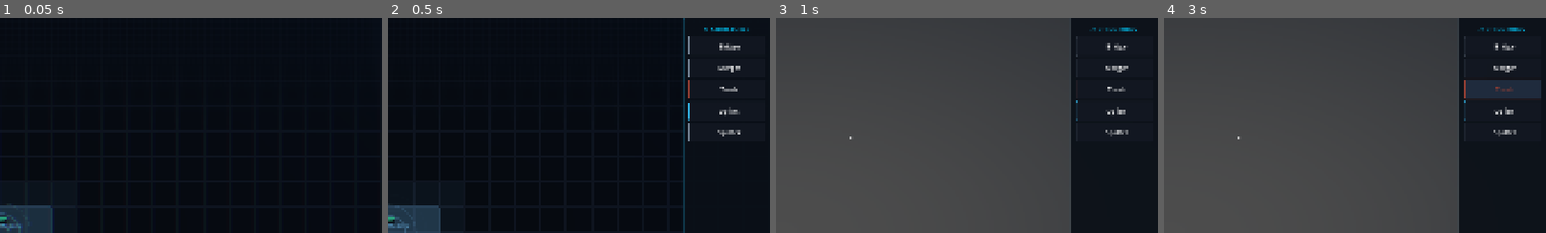
Above: before the commit, frames 1-4 (left to right).
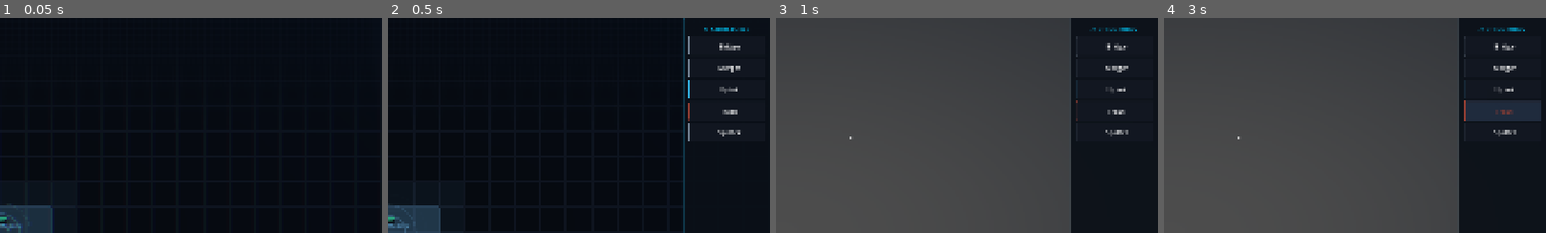
Above: after the commit, the same moments.

Repository: BYGGOLDENSTONE/sys-admin
Game: Godot game, scene res://scenes/main.tscn
Same seed, same stepped clock (60 frames per second), same inputs: the game is played once before the commit and once after it.
Inputs (mouse positions are % of the whole screen's width and height, from its top left):
- Up to frame 1 (0.05 s): no input
- Up to frame 2 (0.5 s): no input
- Up to frame 3 (1 s): tap Enter at 0.5 s; drag from (5, 91) to (60, 28) at 0.52 s
- Up to frame 4 (3 s): click "Bridge" at 1.25 s; click "Merger" at 2 s; click "Trash" at 2.75 s
The pictures show only the part of the screen within x 50-100%, y 0-50%; the shares and areas given below are measured in that part.

Frame 1 is identical in both runs. In frame 2, 0.2% of the frame differs, in the area x 78-93%, y 28-48%; in frame 3, 0.2%; in frame 4, 3.4%, in the area x 78-99%, y 28-48%.

Commit message:
v3.0 Phase E — Scope freeze + GDD/code alignment (10 changes)
- Fix Gig 6: now requires Decrypted·Encrypted output (Encryptor mandatory)
- Fix Gig 7: now requires actual packet output (Compiler mandatory)
- Fix packet delivery: counts as single product, no double-counting
- Add packet_key field to GigRequirement for packet matching
- Enforce source bandwidth as real gameplay limit (shared among Uplinks)
- Remove Malware from 6 source definitions (demo has no Malware gameplay)
- Remove legacy Quarantine building code + flush system
- Remove legacy Storage building definition
- Remove legacy ProbabilisticComponent + all code paths
- Rename quarantine.tres → trash.tres (content was already Trash)
- Update source descriptions (remove Malware/Quarantine references)

Co-Authored-By: Claude Opus 4.6 <noreply@anthropic.com>

Diff:
--- a/resources/buildings/building_definition.gd
+++ b/resources/buildings/building_definition.gd
@@ -17,7 +17,6 @@
 @export var storage: StorageComponent
 @export var processor: ProcessorComponent
 @export var classifier: ClassifierComponent
-@export var probabilistic: ProbabilisticComponent
 @export var producer: ProducerComponent
 @export var dual_input: DualInputComponent
 @export var splitter: SplitterComponent
@@ -63,6 +62,4 @@
 		return false
 	if processor and not processor.input_states.is_empty():
 		return state in processor.input_states
-	if probabilistic and not probabilistic.input_states.is_empty():
-		return state in probabilistic.input_states
 	return true
--- a/resources/buildings/storage.tres
+++ /dev/null
@@ -1,32 +0,0 @@
-[gd_resource type="Resource" script_class="BuildingDefinition" load_steps=5 format=3]
-
-[ext_resource type="Script" path="res://resources/buildings/building_definition.gd" id="1"]
-[ext_resource type="Script" path="res://resources/components/storage_component.gd" id="2"]
-[ext_resource type="Script" path="res://resources/components/upgrade_component.gd" id="3"]
-
-[sub_resource type="Resource" id="stor1"]
-script = ExtResource("2")
-capacity = 100
-forward_rate = 0.0
-
-[sub_resource type="Resource" id="upg1"]
-script = ExtResource("3")
-max_level = 3
-costs = Array[int]([10, 25, 50])
-stat_label = "Capacity"
-stat_target = "capacity"
-level_values = Array[float]([150.0, 200.0, 300.0])
-
-[resource]
-script = ExtResource("1")
-building_name = "Storage"
-description = "Buffers and stores data packets. Prevents data loss when downstream buildings are busy."
-is_placeable = false
-grid_size = Vector2i(2, 2)
-color = Color(0.2, 0.87, 0.53, 1)
-category = "storage"
-visual_type = "storage"
-output_ports = Array[String](["right"])
-input_ports = Array[String](["left"])
-storage = SubResource("stor1")
-upgrade = SubResource("upg1")
--- a/resources/components/probabilistic_component.gd
+++ /dev/null
@@ -1,8 +0,0 @@
-class_name ProbabilisticComponent
-extends Resource
-
-@export var processing_rate: float = 4.0  ## MB/s
-@export var success_rate: float = 0.7  ## 0.0-1.0 base probability (fallback)
-@export var tier_success_rates: Array[float] = [0.8, 0.6, 0.4, 0.2]  ## Success rate per tier: [T1, T2, T3, T4]
-@export var input_states: Array[int] = []  ## Accepted DataState values (empty = all)
-@export var output_state: int = 0  ## Successful output state (default: Public)
--- a/resources/gigs/gig_06.tres
+++ b/resources/gigs/gig_06.tres
@@ -7,14 +7,14 @@
 script = ExtResource("2")
 content = 2
 state = 0
-tags = 1
+tags = 5
 amount = 10
-label = "Biometric Decrypted"
+label = "Biometric Decrypted·Encrypted"
 
 [resource]
 script = ExtResource("1")
 gig_name = "Encryption Job"
-description = "Deliver 10 Biometric Decrypted data. Find an Encrypted Biometric source, decrypt it with Keys, and deliver the result."
+description = "Deliver 10 Biometric data that has been decrypted and re-encrypted. Use the Decryptor first, then run it through the Encryptor."
 order_index = 6
 is_tutorial = true
 requirements = Array[Resource]([SubResource("req1")])
--- a/resources/gigs/gig_07.tres
+++ b/resources/gigs/gig_07.tres
@@ -1,27 +1,19 @@
-[gd_resource type="Resource" load_steps=4 format=3]
+[gd_resource type="Resource" load_steps=3 format=3]
 
 [ext_resource type="Script" path="res://resources/gigs/gig_definition.gd" id="1"]
 [ext_resource type="Script" path="res://resources/gigs/gig_requirement.gd" id="2"]
 
 [sub_resource type="Resource" id="req1"]
 script = ExtResource("2")
-content = 3
-state = 0
 amount = 5
-label = "Blueprint Public"
-
-[sub_resource type="Resource" id="req2"]
-script = ExtResource("2")
-content = 4
-state = 0
-amount = 5
-label = "Research Public"
+label = "[Blueprint · Research] Packet"
+packet_key = "P_3_0_4_0"
 
 [resource]
 script = ExtResource("1")
 gig_name = "Package Deal"
-description = "Deliver 5 Blueprint and 5 Research data. Use the Compiler to package different data types together for advanced contracts."
+description = "Deliver 5 packaged data bundles. Use the Compiler to combine Blueprint and Research data into a single product."
 order_index = 7
 is_tutorial = true
-requirements = Array[Resource]([SubResource("req1"), SubResource("req2")])
+requirements = Array[Resource]([SubResource("req1")])
 reward_buildings = Array[String](["Compiler"])
--- a/resources/gigs/gig_requirement.gd
+++ b/resources/gigs/gig_requirement.gd
@@ -6,3 +6,4 @@
 @export var tags: int = 0      ## DataEnums.ProcessingTag bitmask (0 = no tag requirement)
 @export var amount: int = 10
 @export var label: String = "" ## Display label e.g. "Standard Public"
+@export var packet_key: String = "" ## If set, matches packet deliveries instead of individual data
--- a/resources/sources/biotech_lab.tres
+++ b/resources/sources/biotech_lab.tres
@@ -8,7 +8,7 @@
 description = "Private biotech research network. Contains Biometric, Research, and Blueprint data. Both encrypted and corrupted — requires Decryptor and Recoverer."
 color = Color(0.87, 0.4, 0.6, 1.0)
 content_weights = {2: 0.35, 4: 0.35, 3: 0.20, 0: 0.10}
-state_weights = {2: 0.40, 1: 0.35, 0: 0.15, 3: 0.10}
+state_weights = {2: 0.45, 1: 0.39, 0: 0.16}
 bandwidth = 5.0
 cell_count_range = Vector2i(7, 11)
 difficulty = "medium"
--- a/resources/sources/blackwall_fragment.tres
+++ b/resources/sources/blackwall_fragment.tres
@@ -5,10 +5,10 @@
 [resource]
 script = ExtResource("1")
 source_name = "Blackwall Fragment"
-description = "Remnant of the old Blackwall firewall. Packed with Classified and Research data, but nearly all T4 encrypted or heavily Malware-infected. Ultimate optimization."
+description = "Remnant of the old Blackwall firewall. Packed with Classified and Research data, mostly T4 encrypted. Ultimate optimization challenge."
 color = Color(0.47, 0.13, 0.53, 1.0)
 content_weights = {0: 0.05, 1: 0.05, 2: 0.05, 3: 0.20, 4: 0.30, 5: 0.35}
-state_weights = {0: 0.05, 1: 0.35, 2: 0.15, 3: 0.45}
+state_weights = {0: 0.09, 1: 0.64, 2: 0.27}
 bandwidth = 15.0
 cell_count_range = Vector2i(4, 8)
 difficulty = "endgame"
--- a/resources/sources/dark_web_node.tres
+++ b/resources/sources/dark_web_node.tres
@@ -5,10 +5,10 @@
 [resource]
 script = ExtResource("1")
 source_name = "Dark Web Node"
-description = "Dangerous dark web relay point. All content and state types, all tiers. High risk, high reward — ultimate factory challenge."
+description = "Dangerous dark web relay point. Mixed content with high-tier encryption and corruption. Ultimate factory challenge."
 color = Color(0.73, 0.2, 0.53, 1.0)
 content_weights = {0: 0.10, 1: 0.10, 2: 0.25, 3: 0.10, 4: 0.25, 5: 0.20}
-state_weights = {0: 0.15, 1: 0.25, 2: 0.30, 3: 0.30}
+state_weights = {0: 0.21, 1: 0.36, 2: 0.43}
 bandwidth = 10.0
 cell_count_range = Vector2i(6, 10)
 difficulty = "endgame"
--- a/resources/sources/government_archive.tres
+++ b/resources/sources/government_archive.tres
@@ -8,7 +8,7 @@
 description = "Secret government data vault. Contains Research, Blueprint, and Classified data. T3 encryption + corrupted data — requires multi-pipeline mastery."
 color = Color(0.53, 0.6, 0.87, 1.0)
 content_weights = {0: 0.05, 1: 0.05, 2: 0.05, 3: 0.25, 4: 0.30, 5: 0.30}
-state_weights = {0: 0.10, 1: 0.60, 2: 0.20, 3: 0.10}
+state_weights = {0: 0.11, 1: 0.67, 2: 0.22}
 bandwidth = 10.0
 cell_count_range = Vector2i(6, 10)
 difficulty = "hard"
--- a/resources/sources/military_network.tres
+++ b/resources/sources/military_network.tres
@@ -5,10 +5,10 @@
 [resource]
 script = ExtResource("1")
 source_name = "Military Network"
-description = "Active military comms network. Valuable Blueprint and Classified data, but T3 encryption + heavy Malware. Quarantine essential."
+description = "Active military comms network. Valuable Blueprint and Classified data with T3 encryption. Requires advanced decryption pipelines."
 color = Color(1.0, 0.33, 0.2, 1.0)
 content_weights = {0: 0.05, 1: 0.05, 2: 0.05, 3: 0.30, 4: 0.20, 5: 0.35}
-state_weights = {0: 0.05, 1: 0.40, 2: 0.20, 3: 0.35}
+state_weights = {0: 0.08, 1: 0.62, 2: 0.30}
 bandwidth = 12.0
 cell_count_range = Vector2i(5, 9)
 difficulty = "endgame"
--- a/resources/sources/public_database.tres
+++ b/resources/sources/public_database.tres
@@ -8,7 +8,7 @@
 description = "Publicly accessible academic and government databases. Mostly clean standard and biometric records, some corrupted or encrypted."
 color = Color(0.4, 0.8, 0.53, 1.0)
 content_weights = {0: 0.45, 1: 0.05, 2: 0.30, 3: 0.05, 4: 0.10, 5: 0.05}
-state_weights = {0: 0.55, 1: 0.10, 2: 0.30, 3: 0.05}
+state_weights = {0: 0.58, 1: 0.10, 2: 0.32}
 bandwidth = 6.0
 cell_count_range = Vector2i(9, 13)
 difficulty = "easy"
--- a/scripts/building.gd
+++ b/scripts/building.gd
@@ -37,11 +37,6 @@
 var selected_tier: int = 1  ## For producer: which tier to produce (1-3)
 var upgrade_level: int = 0  ## Current upgrade level (0 = base)
 
-# Quarantine flush state
-var is_flushing: bool = false
-var flush_timer: float = 0.0
-const FLUSH_DURATION: float = 5.0
-
 # Source link (set by SourceManager when Uplink is near a data source)
 var linked_source: Node2D = null  ## The data source this Uplink is tapped into
 var runtime_content_weights: Dictionary = {}  ## Overrides generator content_weights when linked
@@ -126,14 +121,6 @@
 	# Trash: always accepts everything
 	if definition.processor != null and definition.processor.rule == "trash":
 		return true
-	# Quarantine (legacy): capacity + flush check for Malware
-	if definition.processor != null and definition.processor.rule == "quarantine":
-		if state != DataEnums.DataState.MALWARE:
-			return false
-		if is_flushing:
-			return false
-		var cap: int = int(get_effective_value("capacity")) if definition.storage else 50
-		return get_total_stored_raw() + amount <= cap
 	if state == DataEnums.DataState.MALWARE:
 		return false
 	# Fuel/keys always accepted by dual_input buildings (bypass capacity)
@@ -184,11 +171,7 @@
 				return definition.producer.processing_rate
 			if definition.processor:
 				return definition.processor.processing_rate
-			if definition.probabilistic:
-				return definition.probabilistic.processing_rate
 			return 0.0
-		"success_rate":
-			return definition.probabilistic.success_rate if definition.probabilistic else 0.7
 		"capacity":
 			return float(definition.storage.capacity) if definition.storage else 0.0
 	return 0.0
@@ -386,8 +369,7 @@
 
 	# Malware overlay (skip for Trash — it destroys everything)
 	if not _is_ghost and _has_malware():
-		var dominated_by_trash: bool = definition.processor != null and (definition.processor.rule == "trash" or definition.processor.rule == "quarantine")
-		if not dominated_by_trash:
+		if not (definition.processor != null and definition.processor.rule == "trash"):
 			var malware_alpha: float = 0.12 + sin(_glow_time * 6.0) * 0.06
 			draw_rect(rect, Color(0.8, 0.0, 0.3, malware_alpha), true)
 			draw_rect(rect, Color(0.8, 0.0, 0.3, 0.5), false, 2.0)
@@ -443,8 +425,7 @@
 
 	# Malware overlay (still visible at distance — skip for Trash)
 	if not _is_ghost and _has_malware():
-		var dominated_by_trash: bool = definition.processor != null and (definition.processor.rule == "trash" or definition.processor.rule == "quarantine")
-		if not dominated_by_trash:
+		if not (definition.processor != null and definition.processor.rule == "trash"):
 			draw_rect(rect, Color(0.8, 0.0, 0.3, 0.15 + sin(_glow_time * 6.0) * 0.08), true)
 
 
@@ -455,8 +436,6 @@
 	match vtype:
 		"uplink":
 			_draw_icon_uplink(icon_center, size, accent)
-		"storage":
-			_draw_icon_storage(icon_center, size, accent)
 		"classifier":
 			_draw_icon_classifier(icon_center, size, accent)
 		"separator":
@@ -469,8 +448,6 @@
 			_draw_icon_recoverer(icon_center, size, accent)
 		"trash":
 			_draw_icon_trash(icon_center, size, accent)
-		"quarantine":
-			_draw_icon_quarantine(icon_center, size, accent)
 		"research":
 			_draw_icon_research(icon_center, size, accent)
 		"splitter":
@@ -517,32 +494,6 @@
 		_draw_arc_segment(wave_origin, radius, -PI * 0.35, PI * 0.35, wave_color, 1.5)
 
 
-# --- STORAGE: Stacked data blocks ---
-func _draw_icon_storage(center: Vector2, size: Vector2, accent: Color) -> void:
-	var s: float = minf(size.x, size.y) * 0.28
-	var glow := Color(accent, ICON_GLOW_ALPHA)
-	var block_w: float = s * 1.6
-	var block_h: float = s * 0.35
-
-	for i in range(3):
-		var y_offset: float = (i - 1) * (block_h + 4)
-		var block_rect := Rect2(
-			center + Vector2(-block_w / 2, y_offset - block_h / 2),
-			Vector2(block_w, block_h)
-		)
-		# Block fill
-		var fill_alpha: float = 0.15 + i * 0.05
-		draw_rect(block_rect, Color(accent, fill_alpha), true)
-		# Block border glow
-		draw_rect(block_rect, glow, false, ICON_GLOW_WIDTH)
-		# Block border
-		draw_rect(block_rect, accent, false, 1.5)
-
-		# Small indicator light on right
-		var light_pos := Vector2(block_rect.end.x - 6, block_rect.position.y + block_h / 2)
-		draw_circle(light_pos, 2.0, accent)
-
-
 # --- CLASSIFIER: Binary content filter (selected → right, rest → bottom) ---
 func _draw_icon_classifier(center: Vector2, size: Vector2, accent: Color) -> void:
 	var s: float = minf(size.x, size.y) * 0.3
@@ -679,23 +630,6 @@
 	draw_line(center + Vector2(x_size, -x_size), center + Vector2(-x_size, x_size), glow, ICON_GLOW_WIDTH + 1)
 	draw_line(center + Vector2(-x_size, -x_size), center + Vector2(x_size, x_size), accent, 2.5)
 	draw_line(center + Vector2(x_size, -x_size), center + Vector2(-x_size, x_size), accent, 2.5)
-
-
-# --- QUARANTINE: Biohazard/shield symbol ---
-func _draw_icon_quarantine(center: Vector2, size: Vector2, accent: Color) -> void:
-	var s: float = minf(size.x, size.y) * 0.3
-	var glow := Color(accent, ICON_GLOW_ALPHA)
-
-	# X mark (danger/delete)
-	var x_size: float = s * 0.4
-	draw_line(center + Vector2(-x_size, -x_size), center + Vector2(x_size, x_size), glow, ICON_GLOW_WIDTH + 1)
-	draw_line(center + Vector2(x_size, -x_size), center + Vector2(-x_size, x_size), glow, ICON_GLOW_WIDTH + 1)
-	draw_line(center + Vector2(-x_size, -x_size), center + Vector2(x_size, x_size), accent, 2.5)
-	draw_line(center + Vector2(x_size, -x_size), center + Vector2(-x_size, x_size), accent, 2.5)
-
-	# Enclosing circle (containment)
-	_draw_arc_segment(center, s * 0.6, 0, TAU, glow, ICON_GLOW_WIDTH)
-	_draw_arc_segment(center, s * 0.6, 0, TAU, accent, 1.5)
 
 
 # --- RESEARCH LAB: Atom/science symbol ---
--- a/scripts/gig_manager.gd
+++ b/scripts/gig_manager.gd
@@ -98,10 +98,21 @@
 
 
 func _count_packet_delivery(pkt_key: String, amount: int) -> void:
-	var pkt: Dictionary = DataEnums.parse_packet_key(pkt_key)
-	# A packet [A·B] counts as delivery for both components
-	_count_delivery(pkt.content_a, DataEnums.DataState.PUBLIC, 0, pkt.tags_a, amount)
-	_count_delivery(pkt.content_b, DataEnums.DataState.PUBLIC, 0, pkt.tags_b, amount)
+	# Packet = real product — counts as ONE delivery, not split into components
+	for gig in _active_gigs:
+		var progress_arr: Array = _progress.get(gig.order_index, [])
+		for i in range(gig.requirements.size()):
+			var req = gig.requirements[i]
+			if req.packet_key == "":
+				continue
+			if req.packet_key != pkt_key:
+				continue
+			# Match — count packet as single delivery
+			var old_val: int = progress_arr[i]
+			var new_val: int = mini(old_val + amount, req.amount)
+			progress_arr[i] = new_val
+			if new_val > old_val:
+				gig_progress_updated.emit(gig, i, new_val, req.amount)
 
 
 func _count_delivery(content: int, state: int, _tier: int, tags: int, amount: int) -> void:
--- a/scripts/simulation_manager.gd
+++ b/scripts/simulation_manager.gd
@@ -211,8 +211,12 @@
 		# Use runtime weights from linked source if available, otherwise definition weights
 		var c_weights: Dictionary = b.runtime_content_weights if not b.runtime_content_weights.is_empty() else gen.content_weights
 		var s_weights: Dictionary = b.runtime_state_weights if not b.runtime_state_weights.is_empty() else gen.state_weights
-		# Get tier limits from linked source
+		# Get tier limits and enforce bandwidth from linked source
 		var src_def = b.linked_source.definition if b.linked_source else null
+		if src_def:
+			var shared: int = maxi(1, b.linked_source._linked_uplinks)
+			var bw_share: int = maxi(1, int(src_def.bandwidth) / shared)
+			amount = mini(amount, bw_share)
 		var enc_max: int = src_def.encrypted_max_tier if src_def else 1
 		var cor_max: int = src_def.corrupted_max_tier if src_def else 1
 		var total_pushed: int = 0
@@ -280,9 +284,6 @@
 			processed = _process_splitter(b, int(b.definition.splitter.throughput_rate))
 		elif b.definition.merger != null:
 			processed = _process_merger(b, int(b.definition.merger.throughput_rate))
-		elif b.definition.probabilistic != null:
-			var max_process: int = int(b.get_effective_value("processing_rate"))
-			processed = _process_probabilistic(b, max_process)
 		elif b.definition.processor != null:
 			var proc: ProcessorComponent = b.definition.processor
 			var max_process: int = int(b.get_effective_value("processing_rate"))
@@ -291,8 +292,6 @@
 					processed = _process_separator(b, proc, max_process)
 				"trash":
 					processed = _process_trash(b)
-				"quarantine":
-					processed = _process_quarantine(b, proc, max_process)
 		else:
 			continue
 		if processed > 0:
@@ -349,45 +348,6 @@
 	return processed
 
 
-func _process_probabilistic(b: Node2D, max_process: int) -> int:
-	var prob: ProbabilisticComponent = b.definition.probabilistic
-	var base_success: float = b.get_effective_value("success_rate")
-	var output_ports: Array[String] = b.definition.output_ports
-	var out_port: String = output_ports[0] if output_ports.size() > 0 else ""
-	var processed: int = 0
-	for key in b.stored_data:
-		if processed >= max_process:
-			break
-		var available: int = b.stored_data[key]
-		if available <= 0:
-			continue
-		var parsed: Dictionary = DataEnums.parse_key(key)
-		if not prob.input_states.is_empty() and parsed.state not in prob.input_states:
-			continue
-		# Tier-based success rate
-		var tier: int = parsed.tier
-		var actual_success: float = base_success
-		if tier > 0 and tier <= prob.tier_success_rates.size():
-			actual_success = prob.tier_success_rates[tier - 1]
-		var to_process: int = mini(available, max_process - processed)
-		var success_count: int = 0
-		for _i in range(to_process):
-			if randf() <= actual_success:
-				success_count += 1
-		# Push successful recoveries (output is Public + RECOVERED tag)
-		if success_count > 0 and out_port != "":
-			var out_tags: int = parsed.tags | DataEnums.ProcessingTag.RECOVERED
-			_push_data_from(b, parsed.content, prob.output_state, success_count, out_port, 0, out_tags)
-		processed += to_process
-		if success_count > 0:
-			var out_tags: int = parsed.tags | DataEnums.ProcessingTag.RECOVERED
-			print("[Recoverer] %d MB %s → %d %s (%d lost, %d%%)" % [
-				to_process, DataEnums.data_label(parsed.content, parsed.state, tier, parsed.tags),
-				success_count, DataEnums.data_label(parsed.content, prob.output_state, 0, out_tags),
-				to_process - success_count, int(actual_success * 100)])
-	return processed
-
-
 func _process_producer(b: Node2D, max_process: int) -> int:
 	var prod: ProducerComponent = b.definition.producer
 	var selected: int = b.selected_tier
@@ -642,34 +602,6 @@
 
 
 
-func _process_quarantine(b: Node2D, _proc: ProcessorComponent, _max_process: int) -> int:
-	# Flush mode: count down timer, reject input, then purge
-	if b.is_flushing:
-		b.flush_timer -= _sim_timer.wait_time * speed_multiplier
-		if b.flush_timer <= 0.0:
-			var purged: int = b.get_total_stored_raw()
-			b.stored_data.clear()
-			b.is_flushing = false
-			b.flush_timer = 0.0
-			_spawn_floating_text(b, "PURGED %d MB" % purged, Color(1.0, 0.3, 0.4))
-			_add_camera_trauma(0.15 + purged * 0.01)
-			if sound_manager:
-				sound_manager.play_process_event("quarantine")
-			print("[Quarantine] Flush complete — %d MB purged" % purged)
-		return 0
-	# Accumulate mode: check if capacity reached → trigger flush
-	var cap: int = int(b.get_effective_value("capacity")) if b.definition.storage else 50
-	var stored: int = b.get_total_stored_raw()
-	if stored >= cap:
-		b.is_flushing = true
-		b.flush_timer = b.FLUSH_DURATION
-		_spawn_floating_text(b, "FLUSHING...", Color(1.0, 0.6, 0.2))
-		print("[Quarantine] Capacity reached (%d/%d) — flush started (%.1fs)" % [stored, cap, b.FLUSH_DURATION])
-		return 0
-	# Not full yet — just accumulate (data already stored by _push_data)
-	return 0
-
-
 func _process_trash(b: Node2D) -> int:
 	var total: int = b.get_total_stored_raw()
 	if total > 0:
--- a/scripts/ui/building_tooltip.gd
+++ b/scripts/ui/building_tooltip.gd
@@ -203,7 +203,7 @@
 		var total: int = b.get_total_stored_raw()
 		if total > 0:
 			lines.append(_stat("Stock", _format_stored_data(b.stored_data)))
-	if def.storage and def.processor == null and def.classifier == null and def.probabilistic == null and def.producer == null and def.dual_input == null and def.compiler == null:
+	if def.storage and def.processor == null and def.classifier == null and def.producer == null and def.dual_input == null and def.compiler == null:
 		var total: int = b.get_total_stored()
 		var cap: int = int(b.get_effective_value("capacity"))
 		var pct: int = int(float(total) / float(cap) * 100.0) if cap > 0 else 0
@@ -227,15 +227,6 @@
 		elif def.processor.rule == "trash":
 			lines.append(_stat("Input", "All data types"))
 			lines.append(_stat("Mode", "Instant destruction"))
-		elif def.processor.rule == "quarantine":
-			lines.append(_stat("Input", "[color=#ff4466]Malware[/color]"))
-			var cap: int = int(b.get_effective_value("capacity")) if def.storage else 50
-			var stored: int = b.get_total_stored_raw()
-			if b.is_flushing:
-				lines.append(_stat("Status", "[color=#ff6622]FLUSHING (%.1fs)[/color]" % b.flush_timer))
-			else:
-				lines.append(_stat("Buffer", "%d / %d MB" % [stored, cap]))
-			lines.append(_stat("Mode", "Fill → Flush (%.0fs purge cycle)" % b.FLUSH_DURATION))
 		elif def.processor.rule == "splitter":
 			lines.append(_stat("Distribution", "Equal (50/50)"))
 			lines.append(_stat("Ports", "→ Right, ↓ Bottom"))
@@ -253,8 +244,8 @@
 
 	# Malware warning (non-quarantine buildings holding malware)
 	var malware_amount: int = b.get_malware_amount()
-	if malware_amount > 0 and not (def.processor and def.processor.rule == "quarantine"):
-		lines.append(_stat("Malware", "[color=#ff4466]%d MB — Route to Quarantine![/color]" % malware_amount))
+	if malware_amount > 0 and not (def.processor and def.processor.rule == "trash"):
+		lines.append(_stat("Malware", "[color=#ff4466]%d MB — Route to Trash![/color]" % malware_amount))
 
 	stats_label.text = "\n".join(lines)
 
Renamed: resources/buildings/quarantine.tres -> resources/buildings/trash.tres
Not shown, changed: CLAUDE.md
